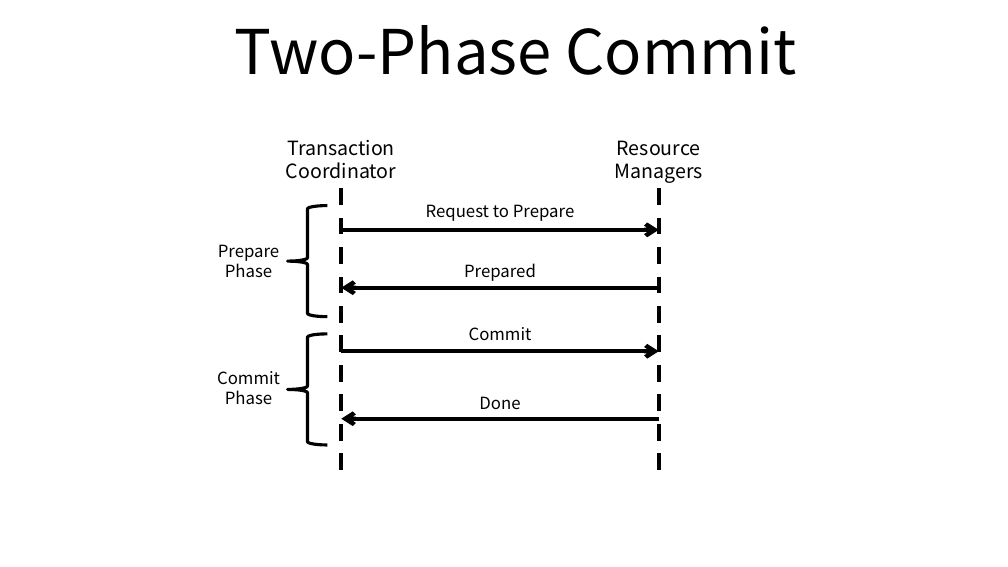
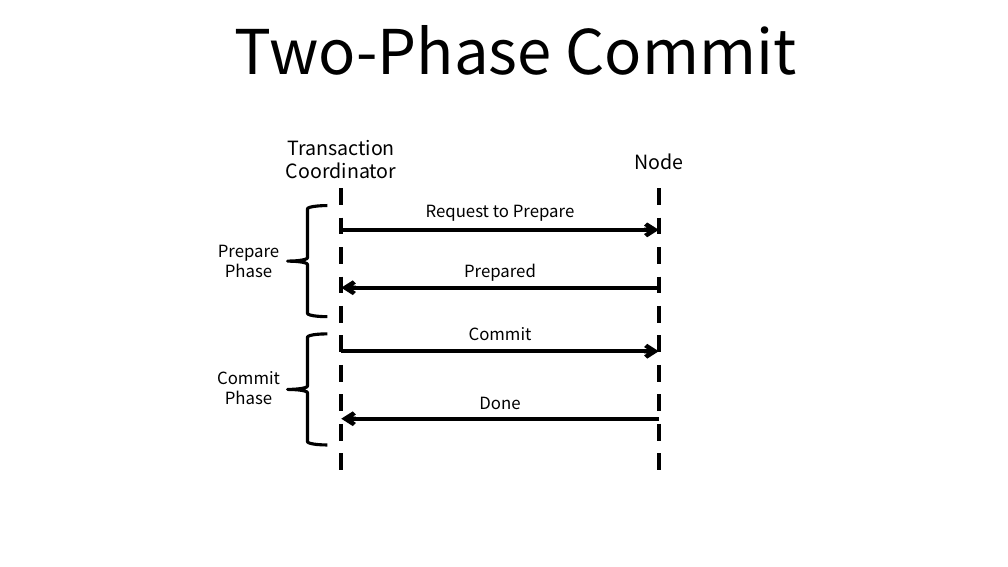
Before and after one commit to ssup2/blog-old, a slide deck: slide 1 of images/theory_analysis/Two-Phase_Commit/Two-Phase_Commit.pptx. Drawn at 1008x567 pixels with LibreOffice and Linux fonts; fonts in the diff are those of the drawing. Boxes give left, top, right and bottom in pixels: in the first picture for what was removed or moved away, otherwise in the second. Text is boxed around its words. In the diff, an @@ line names an element or a change of style, - is before the commit and + after.

Commit message:
Update Two-Phase Commit

```diff
--- a/images/theory_analysis/Two-Phase_Commit/Two-Phase_Commit.pptx
+++ b/images/theory_analysis/Two-Phase_Commit/Two-Phase_Commit.pptx
@@ text at (634,153,683,170): text changed @@
-Resource
-Managers
+Node
```
Also in this commit, not shown: 2 other files.
